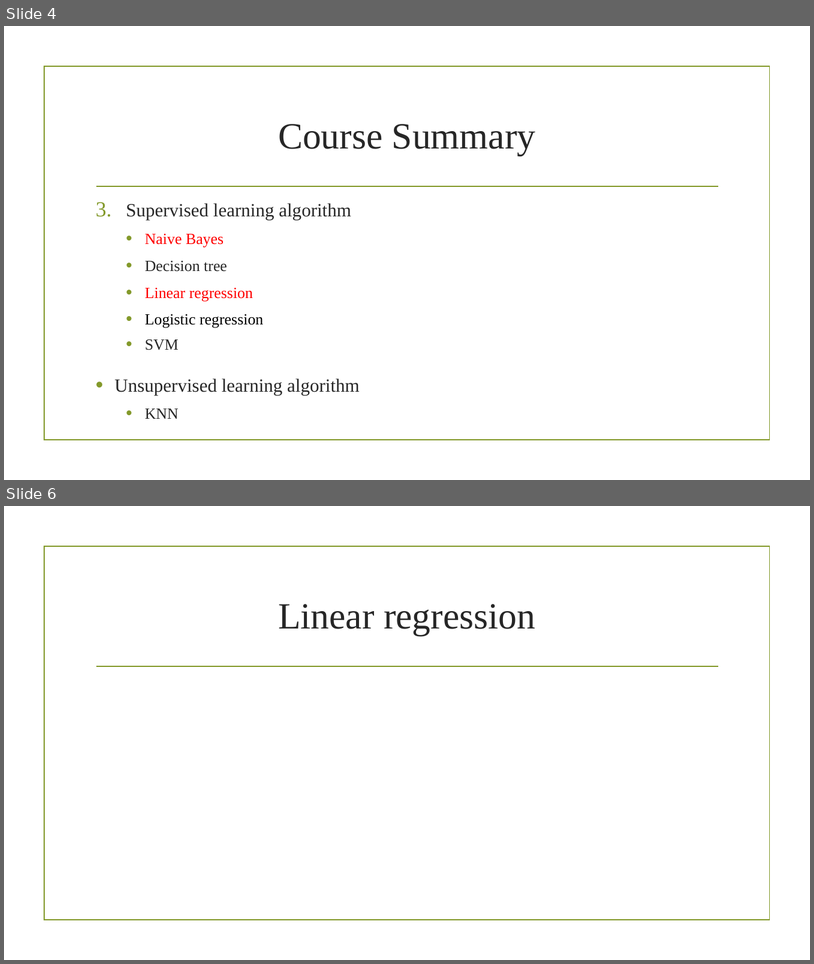
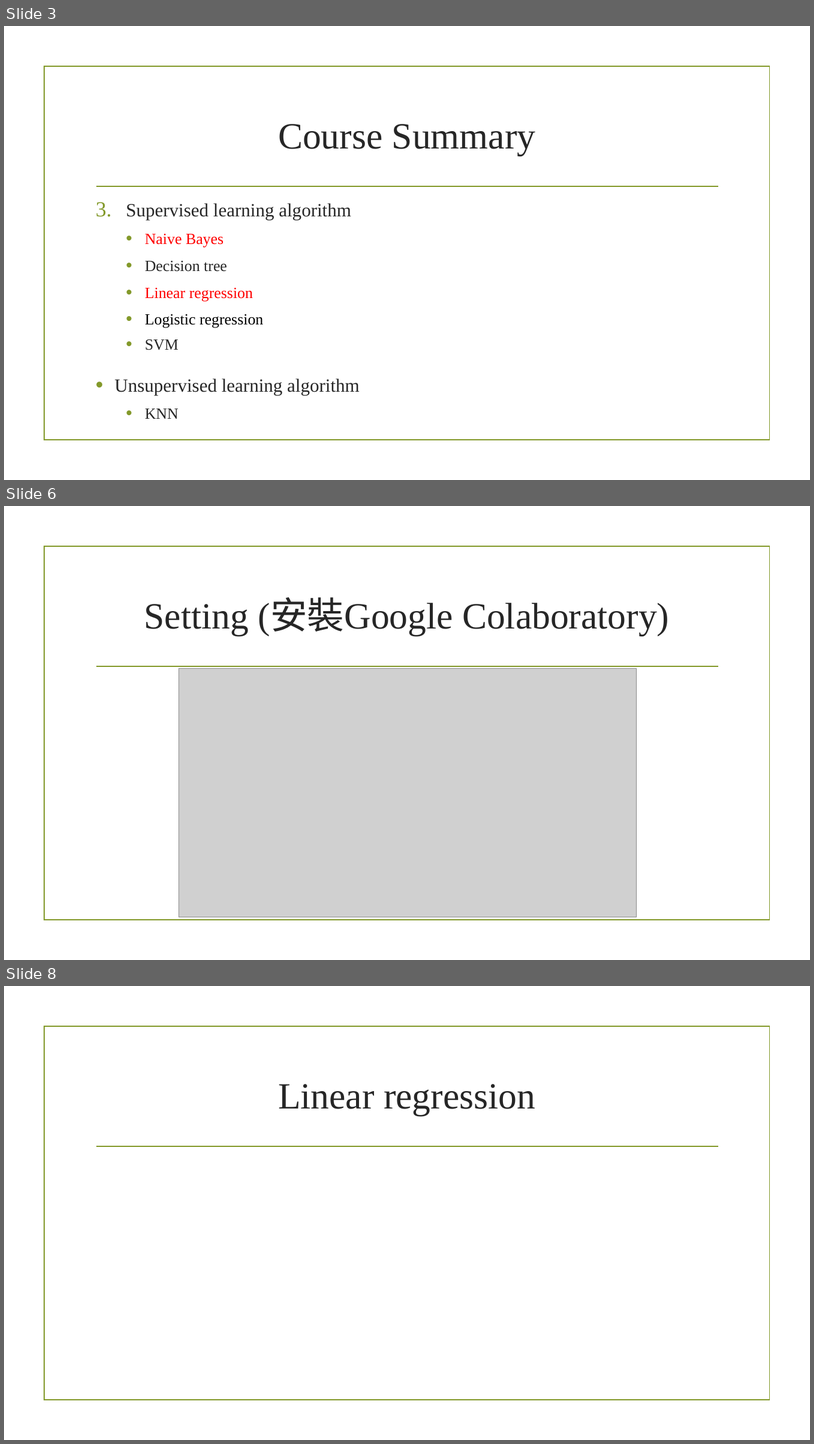
Before and after one commit to gama79530/ML_workshop, a slide deck: ML_workshop.pptx. Shown one above the other, each under a label of ours: slides 4 and 6 before the commit, slides 3, 6 and 8 after it; the slides between them are not shown. The pictures are 814x964 and 814x1444 pixels, drawn with LibreOffice and Linux fonts; fonts in the diff are those of the drawing; grey boxes stand for pictures; background and template pictures are left out. Boxes give left, top, right and bottom in pixels: in the first picture for what was removed or moved away, otherwise in the second. Text is boxed around its words. In the diff, an @@ line names an element or a change of style, - is before the commit and + after.

```diff
--- a/ML_workshop.pptx
+++ b/ML_workshop.pptx
@@ slide 6 added at [4,506,810,960], background picture (left out); not listed: 2 template elements that a slide beside it also shows @@
@@ title added at [144,600,669,636], 44 pt, text #262626 @@
+Setting (安裝Google Colaboratory)
@@ picture added at [179,669,637,917] @@
@@ what was slide 4 is now slide 3 @@
@@ what was slide 6 is now slide 8 @@
```
Also in this commit, not shown: 2 slides changed, 2 other slides added, 1 slide removed, 1 other file.
